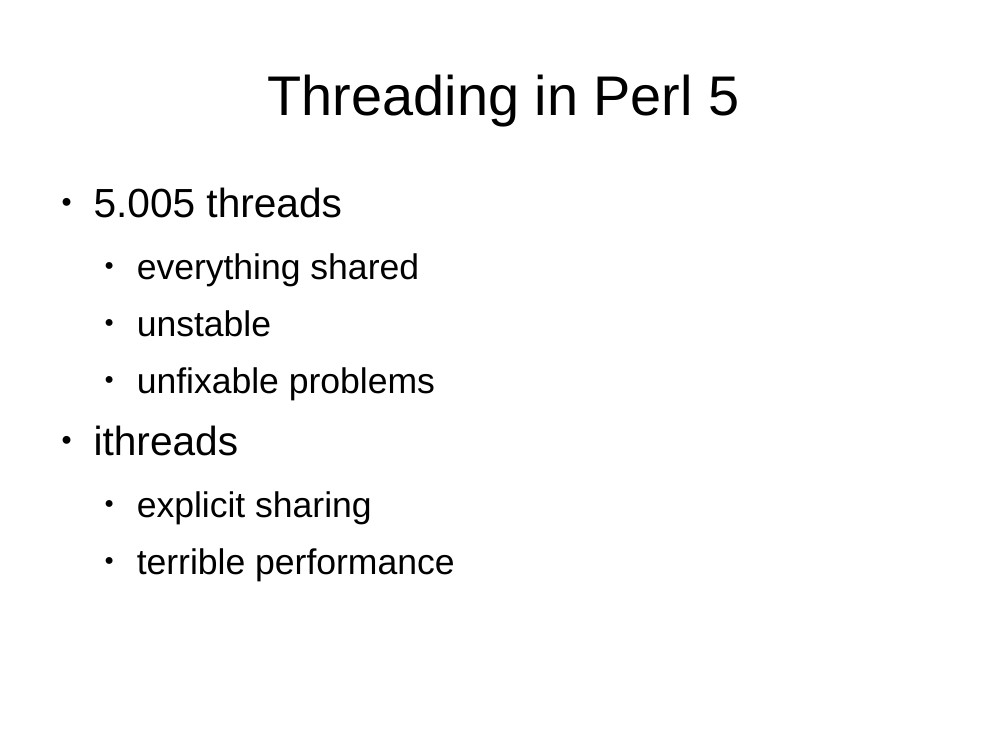
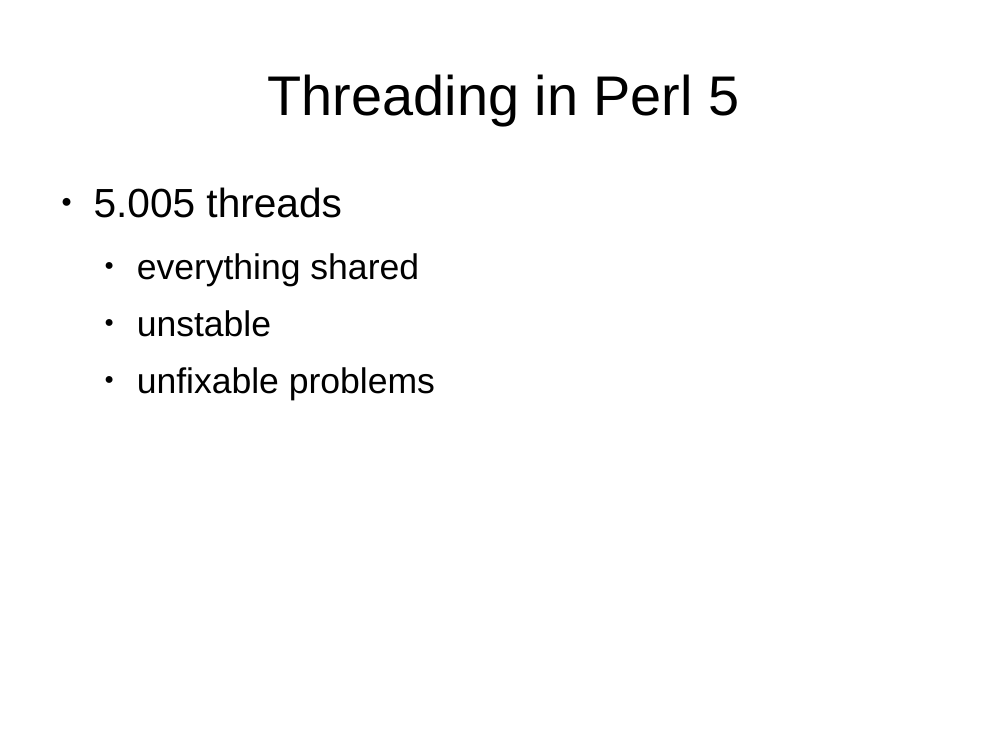
Before and after one commit to niner/talks, a slide deck: slide 4 of Threading in Parrot/Präsentation.odp. Drawn at 1008x756 pixels with LibreOffice and Linux fonts; fonts in the diff are those of the drawing. Boxes give left, top, right and bottom in pixels: in the first picture for what was removed or moved away, otherwise in the second. Text is boxed around its words. In the diff, an @@ line names an element or a change of style, - is before the commit and + after.

Commit message:
Final version of Threading in Parrot

```diff
--- a/Threading in Parrot/Präsentation.odp
+++ b/Threading in Parrot/Präsentation.odp
@@ text at (94, 425, 454, 581): paragraphs removed @@
-● ithreads
-  ● explicit sharing
-  ● terrible performance
```
Also in this commit, not shown: 6 other slides changed, 5 slides added, 3 slides removed, 3 other files.
